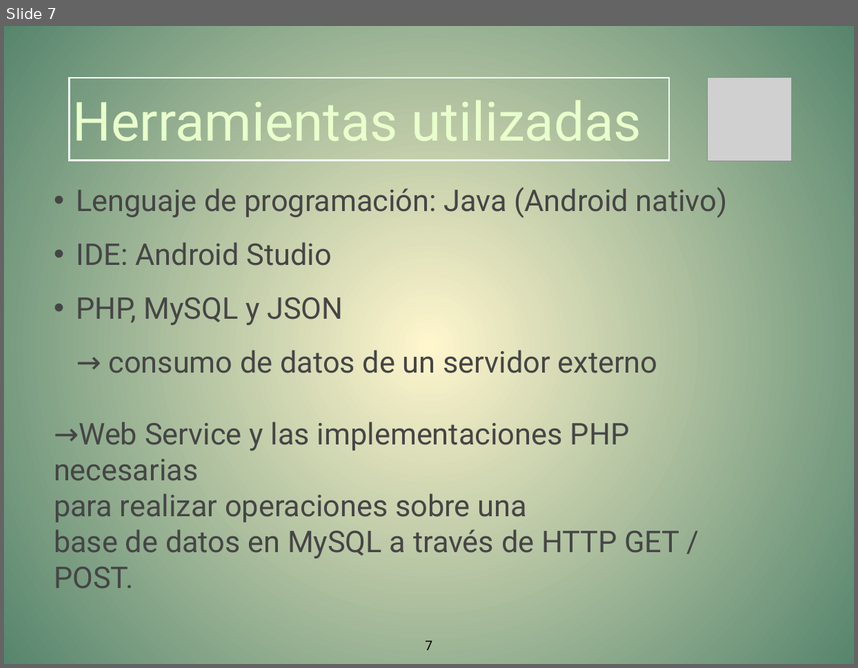
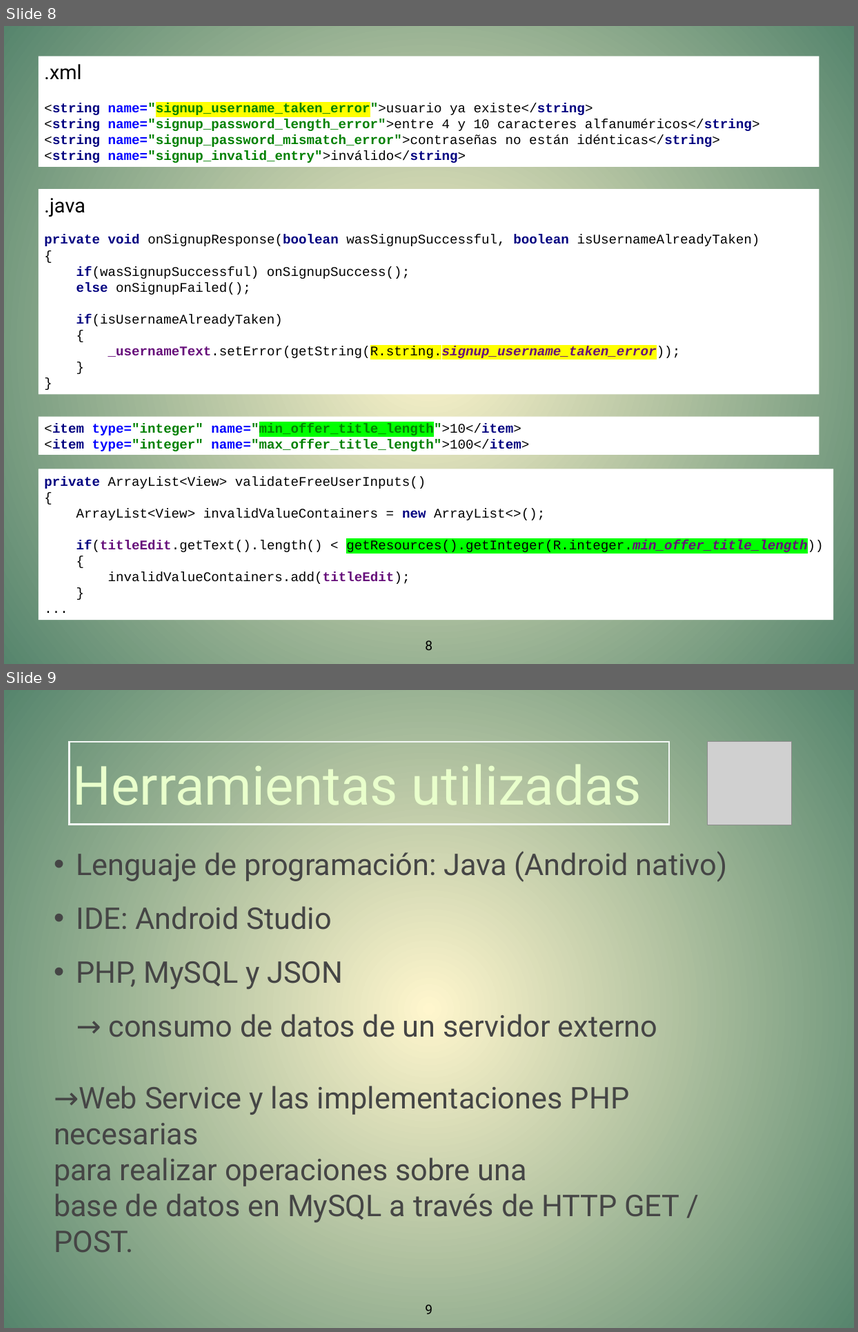
Before and after one commit to todeit02/GarageSale, a slide deck: Presentacion/PresentacionCMppt_2.pptx. Shown one above the other, each under a label of ours: slide 7 before the commit, slides 8 and 9 after it. The pictures are 858x668 and 858x1332 pixels, drawn with LibreOffice and Linux fonts; fonts in the diff are those of the drawing; grey boxes stand for pictures. Boxes give left, top, right and bottom in pixels: in the first picture for what was removed or moved away, otherwise in the second. Text is boxed around its words. In the diff, an @@ line names an element or a change of style, - is before the commit and + after.

```diff
--- a/Presentacion/PresentacionCMppt_2.pptx
+++ b/Presentacion/PresentacionCMppt_2.pptx
@@ slide 8 added at bbox=[4, 26, 854, 664], background gradient #FFF6CD to #56856D @@
@@ rectangle added at bbox=[38, 56, 820, 167], fill #FFFFFF, 16 pt, text #008000, bold @@
+.xml
+<string name="signup_username_taken_error">usuario ya existe</string>
+<string name="signup_password_length_error">entre 4 y 10 caracteres alfanuméricos</string>
+<string name="signup_password_mismatch_error">contraseñas no están idénticas</string>
+<string name="signup_invalid_entry">inválido</string>
@@ rectangle added at bbox=[38, 190, 820, 394], fill #FFFFFF, 16 pt, text #000000 @@
+.java
+private void onSignupResponse(boolean wasSignupSuccessful, boolean isUsernameAlreadyTaken)
+{
+if(wasSignupSuccessful) onSignupSuccess();
+else onSignupFailed();
+if(isUsernameAlreadyTaken)
+{
+_usernameText.setError(getString(R.string.signup_username_taken_error));
+}
+}
@@ rectangle added at bbox=[38, 417, 820, 454], fill #FFFFFF, 16 pt, text #008000, bold @@
+<item type="integer" name="min_offer_title_length">10</item>
+<item type="integer" name="max_offer_title_length">100</item>
@@ rectangle added at bbox=[38, 469, 834, 619], fill #FFFFFF, 16 pt, text #000000 @@
+private ArrayList<View> validateFreeUserInputs()
+{
+ArrayList<View> invalidValueContainers = new ArrayList<>();
+if(titleEdit.getText().length() < getResources().getInteger(R.integer.min_offer_title_length))
+{
+invalidValueContainers.add(titleEdit);
+}
+...
@@ page number added at bbox=[425, 640, 432, 650], 16 pt, text #000000 @@
+8
@@ what was slide 7 is now slide 9 @@
@@ page number at bbox=[425, 1304, 432, 1314]: text changed @@
-7
+9
```
Also in this commit, not shown: 10 slides changed, 2 other slides added.
